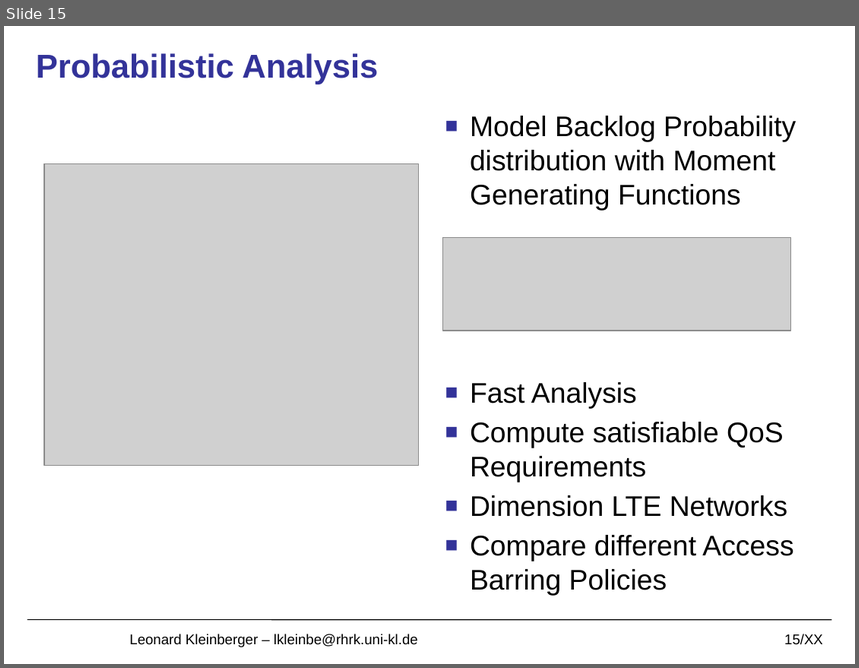
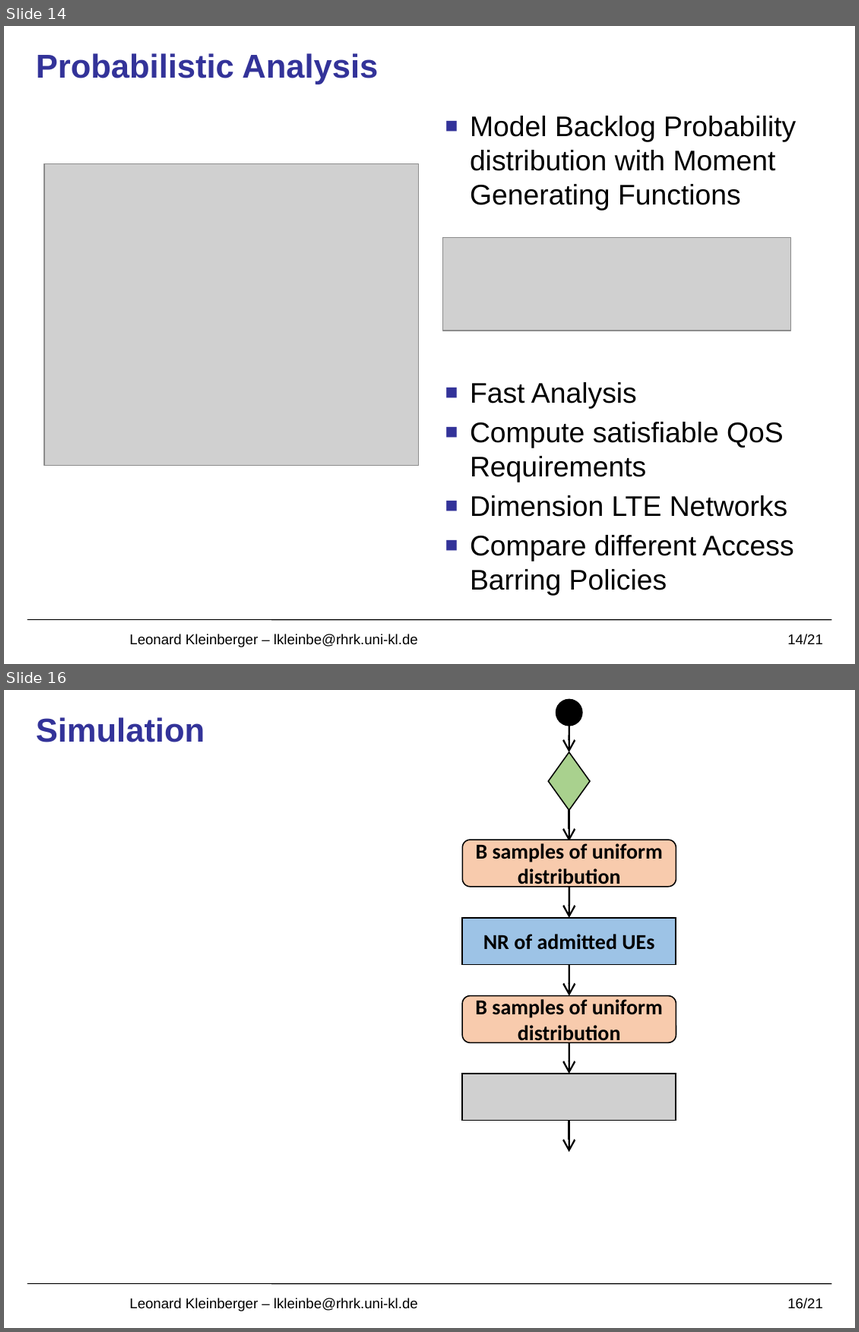
Before and after one commit to lkleinbe/ma_seminar, a slide deck: Presentation/presentation.pptx. Shown one above the other, each under a label of ours: slide 15 before the commit, slides 14 and 16 after it; the slides between them are not shown. The pictures are 859x668 and 859x1332 pixels, drawn with LibreOffice and Linux fonts; fonts in the diff are those of the drawing; grey boxes stand for pictures; background and template pictures are left out. Boxes give left, top, right and bottom in pixels: in the first picture for what was removed or moved away, otherwise in the second. Text is boxed around its words. In the diff, an @@ line names an element or a change of style, - is before the commit and + after.

```diff
--- a/Presentation/presentation.pptx
+++ b/Presentation/presentation.pptx
@@ slide 16 added at (4, 690, 855, 1328), background #FFFFFF; not listed: 1 template element that a slide beside it also shows @@
@@ ellipse added at (557, 699, 583, 726), fill #000000, outline #000000 1 pt @@
@@ title added at (36, 717, 205, 742), 28 pt, text #333399, bold @@
+Simulation
@@ arrow added from (569, 726) to (569, 752), #000000 1.5 pt @@
@@ diamond added at (549, 752, 591, 810), fill #A9D18E, outline #000000 1 pt @@
@@ arrow added from (569, 810) to (569, 841), #000000 1.5 pt @@
@@ rounded rectangle added at (463, 840, 677, 887), fill #F8CBAD, outline #000000 1 pt, 18 pt, text #000000, bold @@
+B samples of uniform distribution
@@ arrow added from (569, 887) to (569, 918), #000000 1.5 pt @@
@@ rectangle added at (463, 918, 677, 965), fill #9DC3E6, outline #000000 1 pt, 18 pt, text #000000, bold @@
+NR of admitted UEs
@@ arrow added from (569, 965) to (569, 996), #000000 1.5 pt @@
@@ rounded rectangle added at (463, 996, 677, 1043), fill #F8CBAD, outline #000000 1 pt, 18 pt, text #000000, bold @@
+B samples of uniform distribution
@@ arrow added from (569, 1043) to (569, 1074), #000000 1.5 pt @@
@@ picture added at (462, 1074, 676, 1121) @@
@@ arrow added from (569, 1121) to (569, 1152), #000000 1.5 pt @@
@@ text added at (129, 1298, 418, 1312), 12 pt, text #000000 @@
+Leonard Kleinberger – lkleinbe@rhrk.uni-kl.de
@@ page number added at (788, 1298, 823, 1309), 12 pt, text #000000 @@
+16/21
@@ what was slide 15 is now slide 14 @@
@@ page number at (788, 634, 823, 645): text changed @@
-15/XX
+14/21
```
Also in this commit, not shown: 2 slides changed, 3 other slides added, 1 slide removed, 7 other files.
